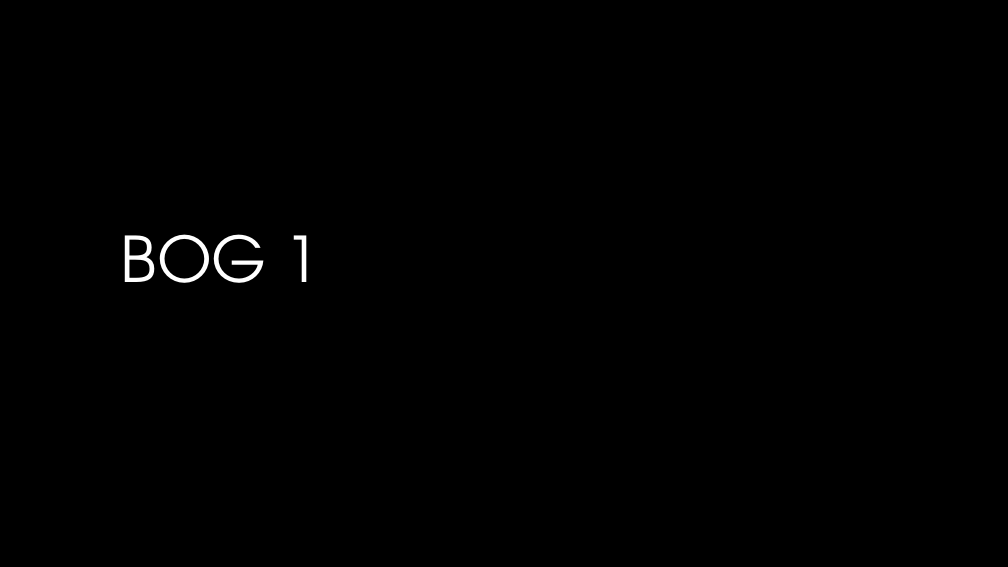
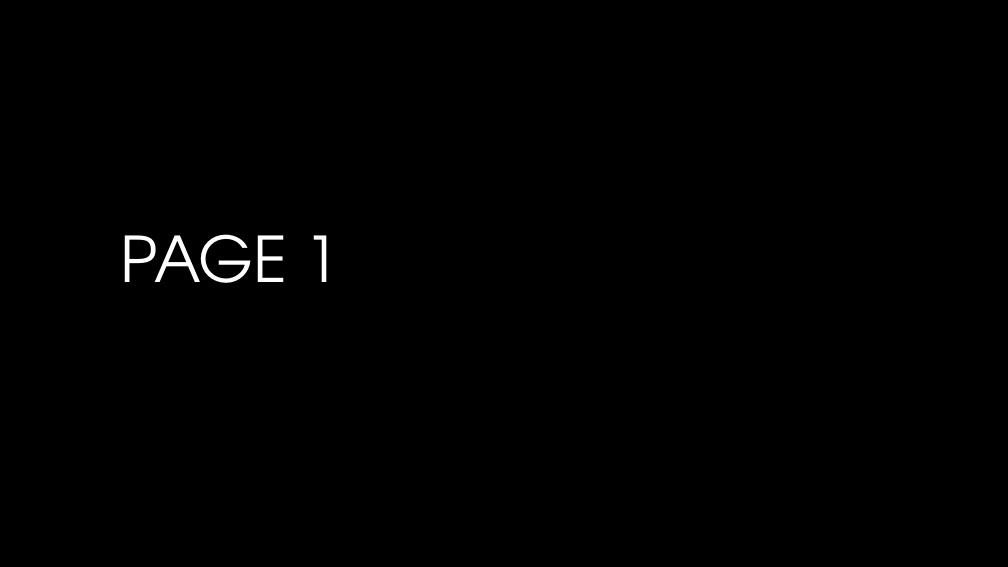
Before and after one commit to Brindley/Test, a slide deck: slide 1 of PowerPoint/PPT Test.pptx. Drawn at 1008x567 pixels with LibreOffice and Linux fonts; fonts in the diff are those of the drawing; background and template pictures are left out. Boxes give left, top, right and bottom in pixels: in the first picture for what was removed or moved away, otherwise in the second. Text is boxed around its words. In the diff, an @@ line names an element or a change of style, - is before the commit and + after.

```diff
--- a/PowerPoint/PPT Test.pptx
+++ b/PowerPoint/PPT Test.pptx
@@ title at [121,234,340,283]: text changed @@
-BOG 1
+PAGE 1
```
Also in this commit, not shown: 1 other slide changed, 1 slide added, 1 slide removed.
